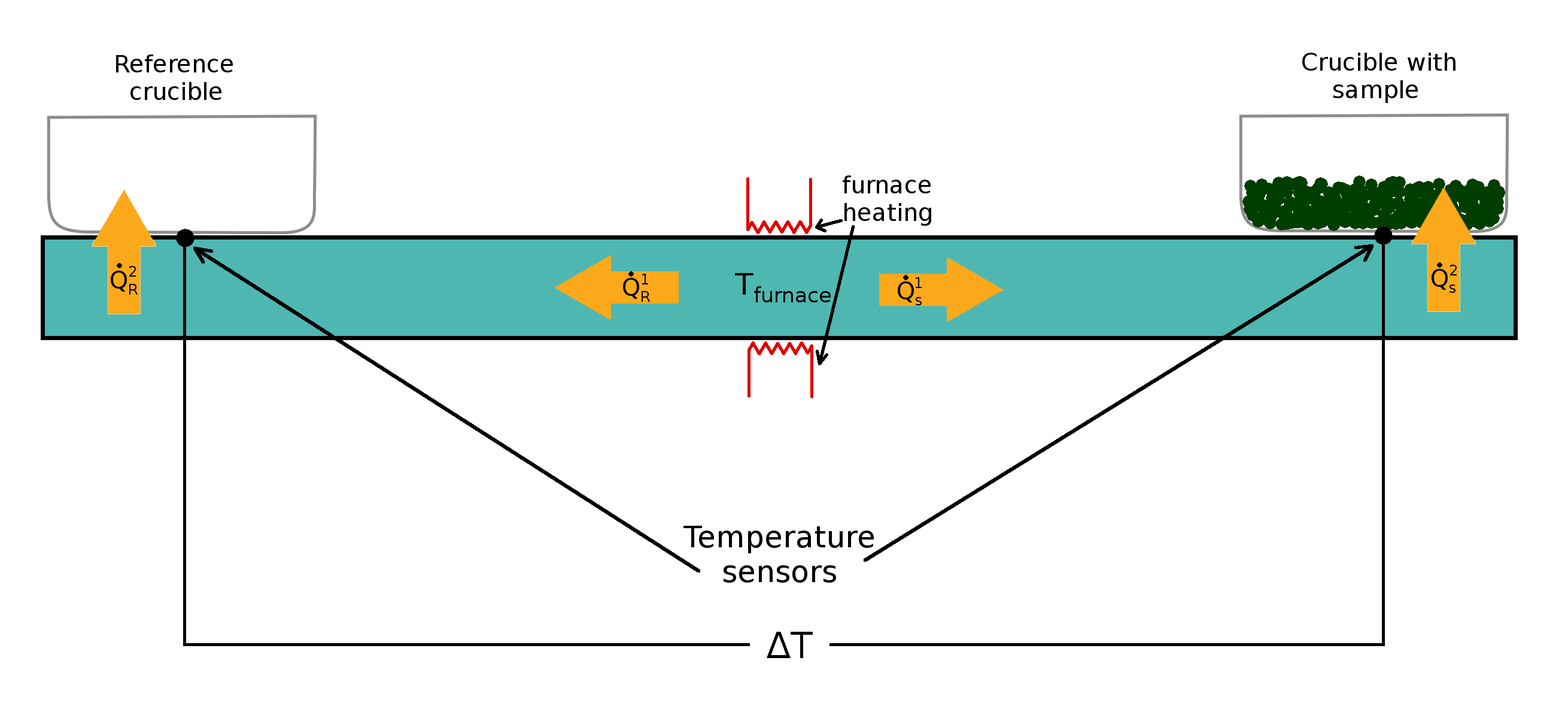
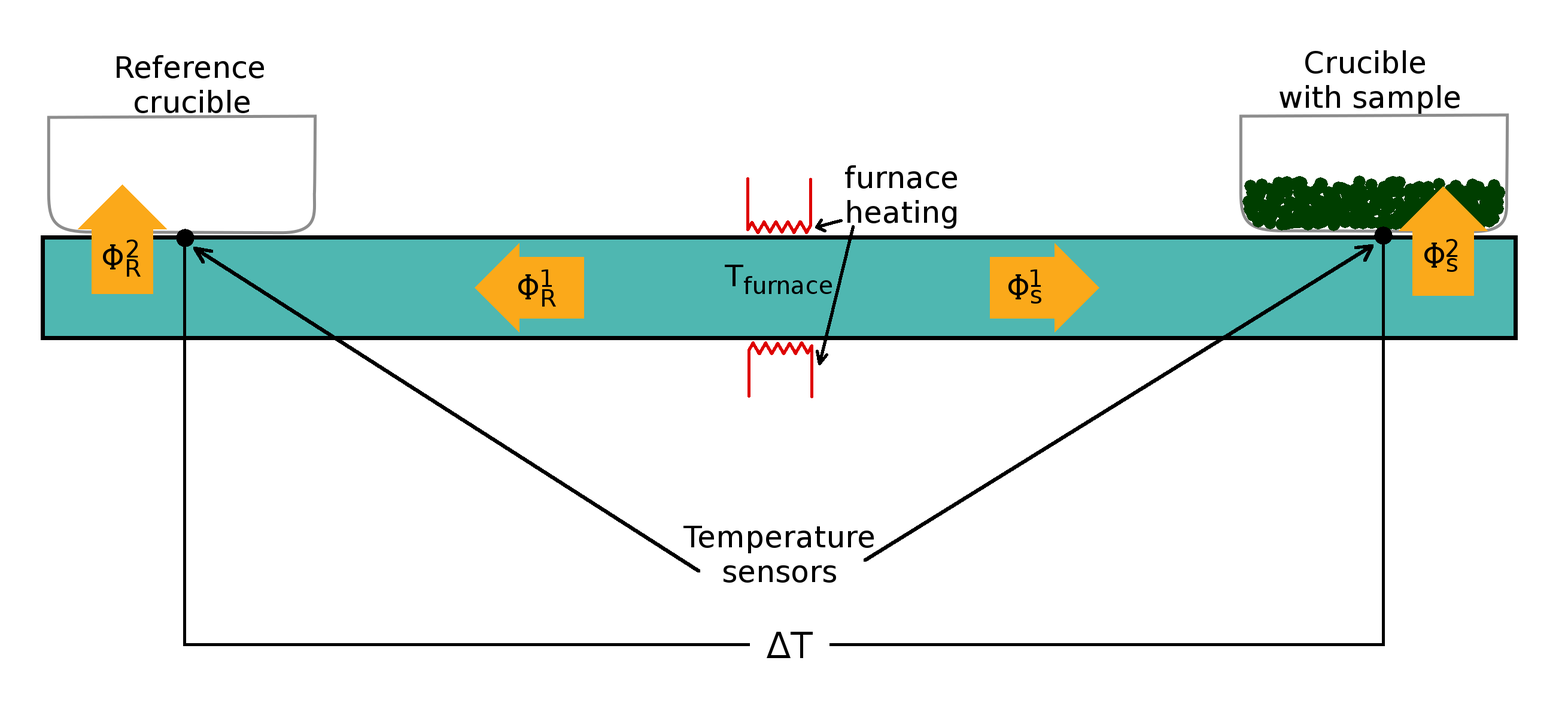
Layers edited between the first and the second 1568 × 709 image:
painted on "Reference ..." over (116, 54, 264, 114)
renamed "Crucible with ..." to "Crucible ...", painted on it over (1279, 50, 1460, 114)
painted on "furnace ..." over (842, 165, 957, 229)
painted on "Tfurnace" over (724, 264, 832, 303)
renamed "QR2" to "ΦR2", painted on it over (102, 239, 141, 295)
removed layer "QR1" over (623, 271, 650, 302)
removed layer "Qs1" over (897, 274, 922, 306)
added layer "ΦR1" above "Φs2" over (518, 269, 556, 307)
renamed "Qs2" to "Φs2", moved it above "Φs1", painted on it over (1424, 238, 1458, 293)
added layer "Φs1" above "Background" over (1008, 269, 1042, 304)
painted on "Background" over (77, 184, 1488, 333)
